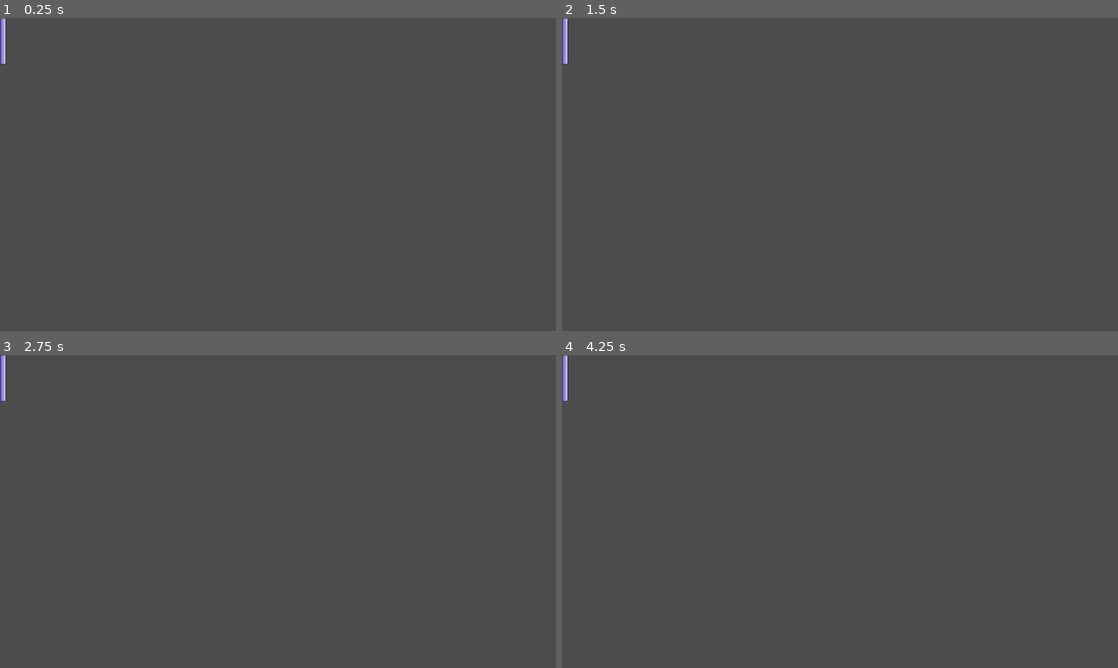
Above: before the commit, frames 1-4 (two rows, left to right).
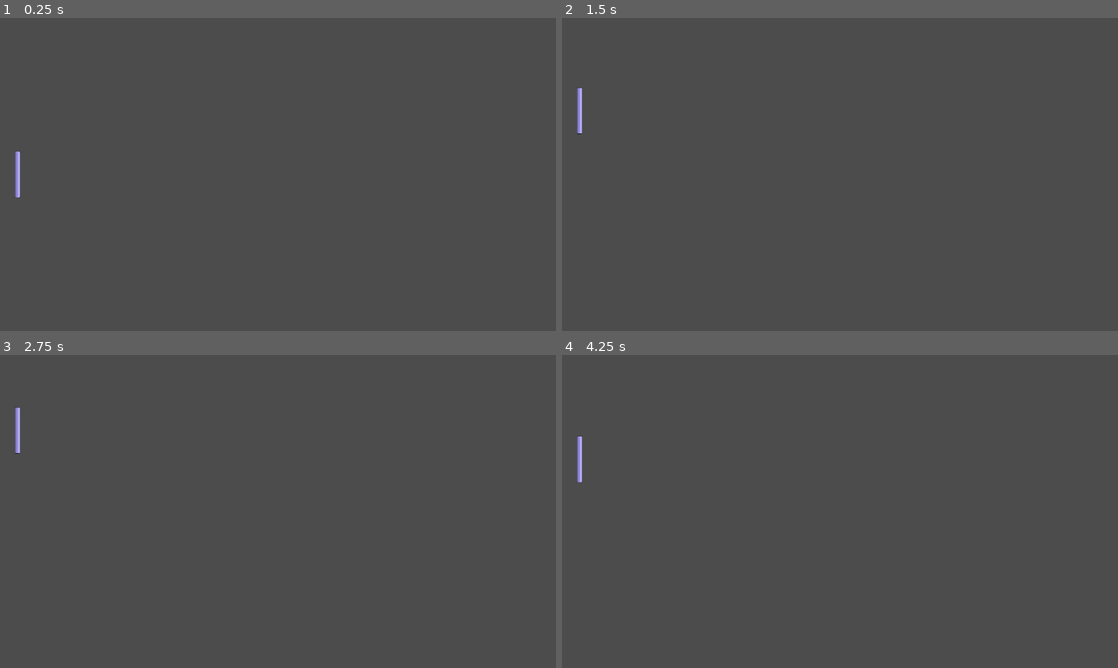
Above: after the commit, the same moments.

Repository: v1ru5tx/GodotPong
Game: Godot game, scene res://Level.tscn
Same seed, same stepped clock (60 frames per second), same inputs: the game is played once before the commit and once after it.
Inputs:
- Up to frame 1 (0.25 s): no input
- Up to frame 2 (1.5 s): tap Enter at 0.5 s; hold Up (ui_up) 0.53-1.28 s; hold Down (ui_down) from 1.28 s (still down)
- Up to frame 3 (2.75 s): release Down (ui_down) at 2.03 s; hold Up (ui_up) from 2.03 s (still down)
- Up to frame 4 (4.25 s): tap Space at 3.5 s; release Up (ui_up) at 3.53 s; hold Down (ui_down) from 3.53 s (still down)

The runs differ from the first frame. In frame 1, 0.3% of the frame differs, in the area x 0-4%, y 0-58%; in frame 2, 0.3%, in the area x 0-4%, y 0-38%; in frame 3, 0.3%; in frame 4, 0.3%.

Commit message:
Developing player

Diff:
--- a/Level.tscn
+++ b/Level.tscn
@@ -35,3 +35,4 @@
 shape = SubResource( 2 )
 
 [node name="Player" parent="." instance=ExtResource( 1 )]
+position = Vector2( 50, 460 )
--- /dev/null
+++ b/Player.gd
@@ -0,0 +1,13 @@
+extends KinematicBody2D
+
+var speed = 400
+
+func _physics_process(delta):
+	var direction = Vector2.ZERO # Vector2(0,0)
+	if Input.is_action_pressed("ui_up"):
+		direction.y -= 1
+
+	if Input.is_action_pressed("ui_down"):
+		direction.y += 1
+
+	move_and_slide(speed * direction)
--- a/Player.tscn
+++ b/Player.tscn
@@ -1,11 +1,13 @@
-[gd_scene load_steps=3 format=2]
+[gd_scene load_steps=4 format=2]
 
 [ext_resource path="res://First_bar.png" type="Texture" id=1]
+[ext_resource path="res://Player.gd" type="Script" id=2]
 
 [sub_resource type="RectangleShape2D" id=3]
 extents = Vector2( 10, 80 )
 
 [node name="Player" type="KinematicBody2D"]
+script = ExtResource( 2 )
 
 [node name="Sprite" type="Sprite" parent="."]
 position = Vector2( 10, 80 )
